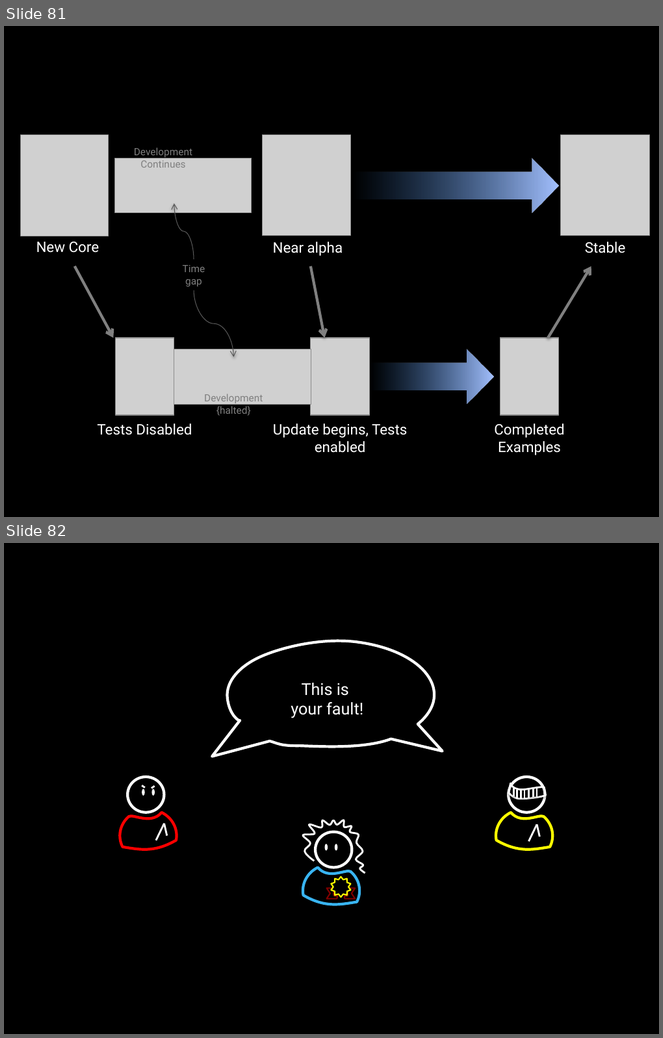
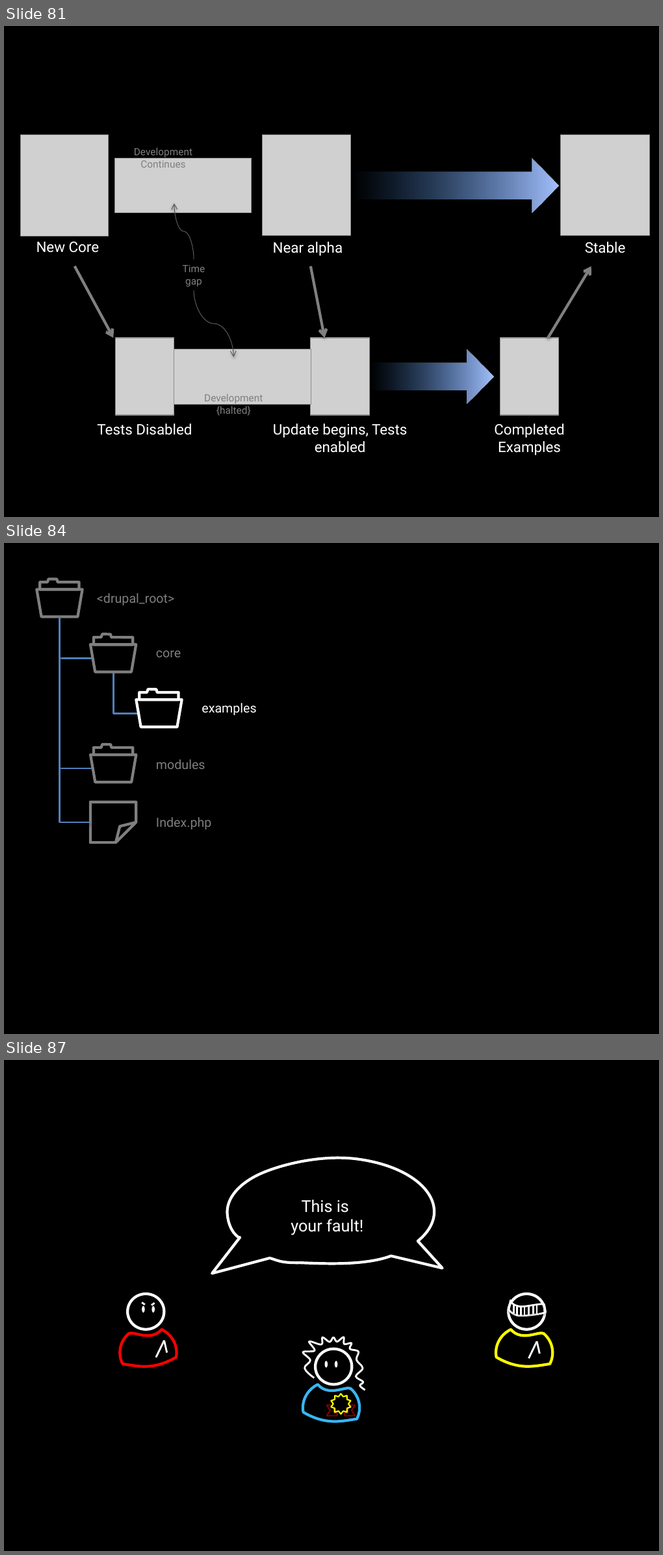
Before and after one commit to socketwench/exampleModuleAintCore, a slide deck: src/exampleModuleAintCore.pptx. Shown one above the other, each under a label of ours: slides 81 and 82 before the commit, slides 81, 84 and 87 after it; the slides between them are not shown. The pictures are 663x1038 and 663x1555 pixels, drawn with LibreOffice and Linux fonts; fonts in the diff are those of the drawing; grey boxes stand for pictures. Boxes give left, top, right and bottom in pixels: in the first picture for what was removed or moved away, otherwise in the second. Text is boxed around its words. In the diff, an @@ line names an element or a change of style, - is before the commit and + after.

Commit message:
Added Where Should Examples Go section.

```diff
--- a/src/exampleModuleAintCore.pptx
+++ b/src/exampleModuleAintCore.pptx
@@ slide 84 added at (4,543,659,1034), background #000000 @@
@@ freeform shape added at (40,579,79,590), outline #7F7F7F 3 pt @@
@@ trapezoid added at (36,590,83,617), outline #7F7F7F 3 pt @@
@@ text added at (97,593,174,605), 14 pt, text #7F7F7F @@
+<drupal_root>
@@ elbow line added from (60, 617) to (92, 658), #4F81BD 2 pt @@
@@ elbow line added from (60, 617) to (93, 769), #4F81BD 2 pt @@
@@ elbow line added from (60, 617) to (90, 823), #4F81BD 2 pt @@
@@ freeform shape added at (94,634,133,644), outline #7F7F7F 3 pt @@
@@ trapezoid added at (90,644,137,672), outline #7F7F7F 3 pt @@
@@ text added at (156,650,181,657), 14 pt, text #7F7F7F @@
+core
@@ elbow line added from (113, 672) to (139, 713), #4F81BD 2 pt @@
@@ freeform shape added at (140,689,179,700), outline #FFFFFF 3 pt @@
@@ trapezoid added at (137,700,182,727), outline #FFFFFF 3 pt @@
@@ text added at (202,703,256,715), 14 pt, text #FFFFFF @@
+examples
@@ trapezoid added at (90,755,137,782), outline #7F7F7F 3 pt @@
@@ freeform shape added at (94,745,133,756), outline #7F7F7F 3 pt @@
@@ text added at (156,759,206,769), 14 pt, text #7F7F7F @@
+modules
@@ folded corner added at (90,802,137,843), outline #7F7F7F 3 pt @@
@@ text added at (156,817,211,830), 14 pt, text #7F7F7F @@
+Index.php
@@ what was slide 82 is now slide 87 @@
```
Also in this commit, not shown: 4 other slides added, 6 other files.
